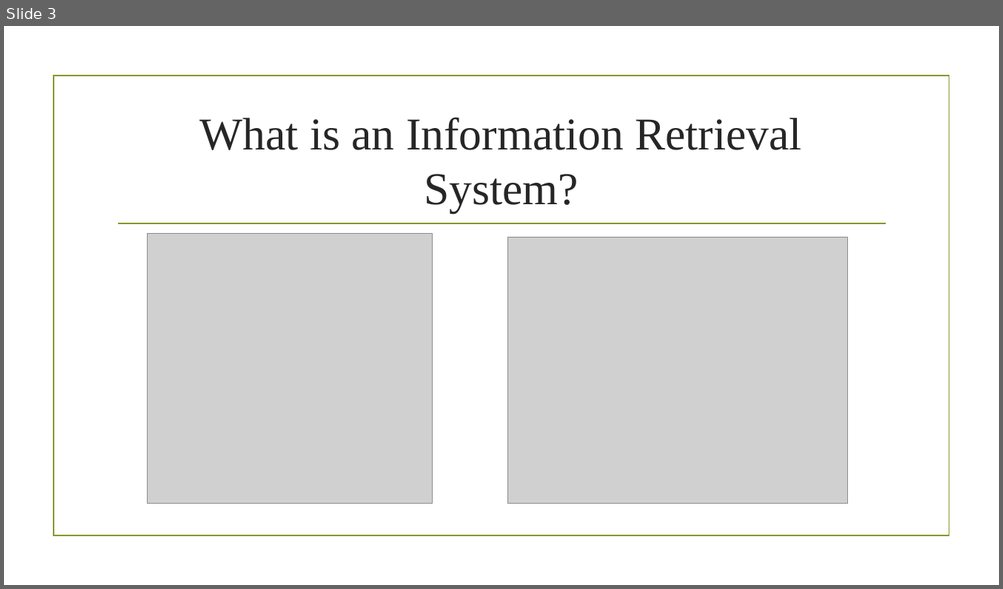
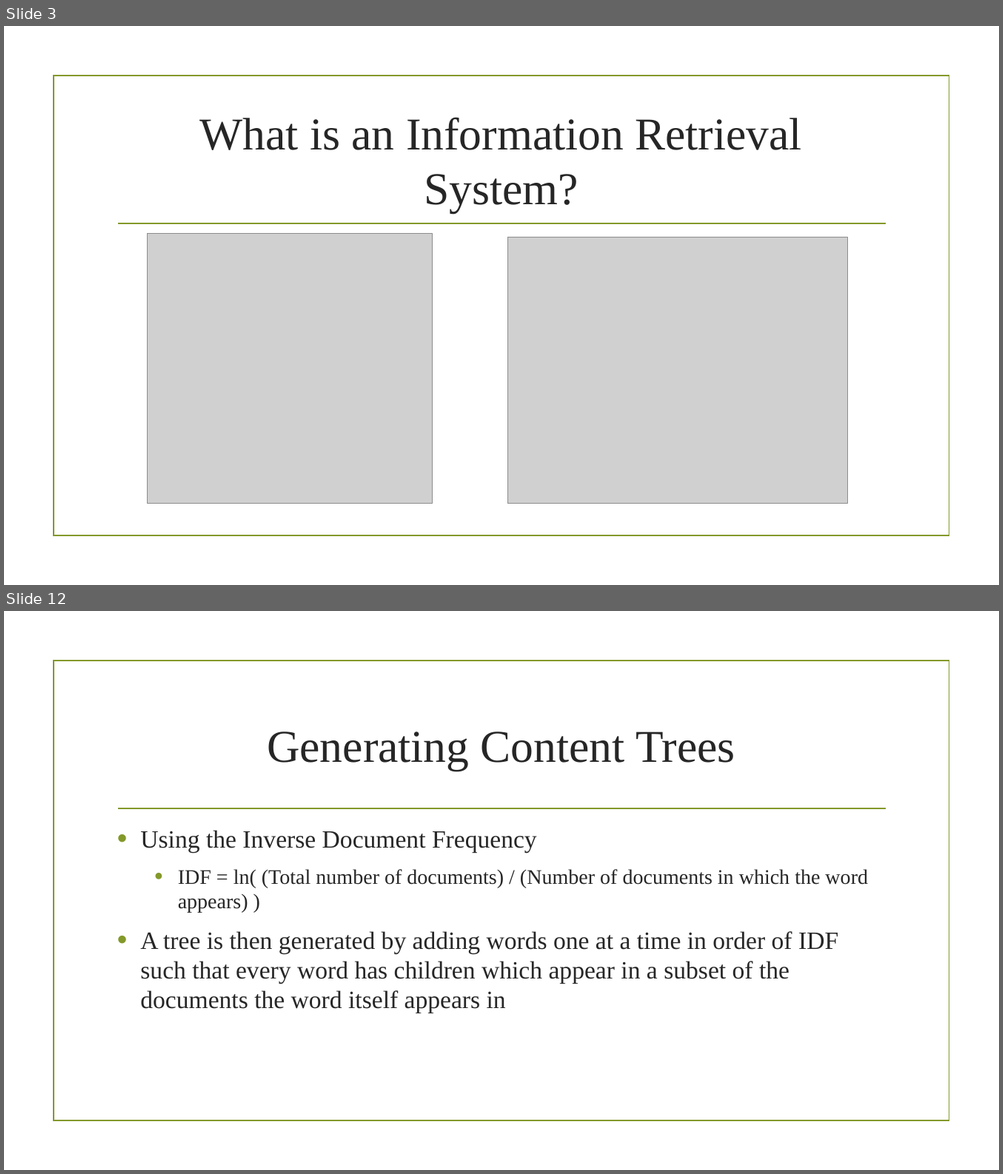
Before and after one commit to alidragon/Capstone2015, a slide deck: Information Retrieval System.pptx. Shown one above the other, each under a label of ours: slide 3 before the commit, slides 3 and 12 after it; the slides between them are not shown. The pictures are 1003x589 and 1003x1174 pixels, drawn with LibreOffice and Linux fonts; fonts in the diff are those of the drawing; grey boxes stand for pictures; background and template pictures are left out. Boxes give left, top, right and bottom in pixels: in the first picture for what was removed or moved away, otherwise in the second. Text is boxed around its words. In the diff, an @@ line names an element or a change of style, - is before the commit and + after.

```diff
--- a/Information Retrieval System.pptx
+++ b/Information Retrieval System.pptx
@@ slide 12 added at box(4, 611, 999, 1170), background picture (left out); not listed: 2 template elements that a slide beside it also shows @@
@@ title added at box(267, 732, 735, 771), 44 pt, text #262626 @@
+Generating Content Trees
@@ text added at box(140, 830, 868, 1014), 24 pt, text #262626 @@
+• Using the Inverse Document Frequency
+  • IDF = ln( (Total number of documents) / (Number of documents in which the word appears) )
+• A tree is then generated by adding words one at a time in order of IDF such that every word has children which appear in a subset of the documents the word itself appears in
```
Also in this commit, not shown: 7 slides changed, 6 other slides added, 1 slide removed, 41 other files.
